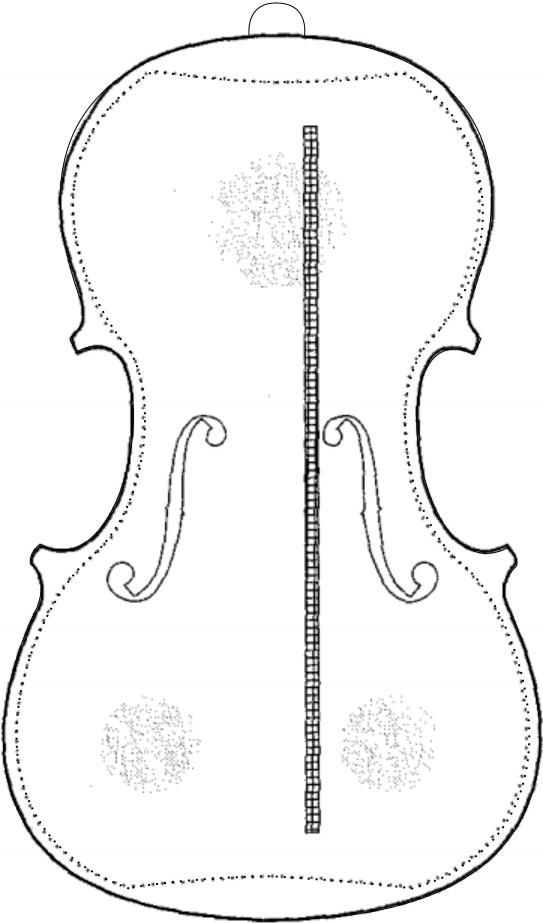
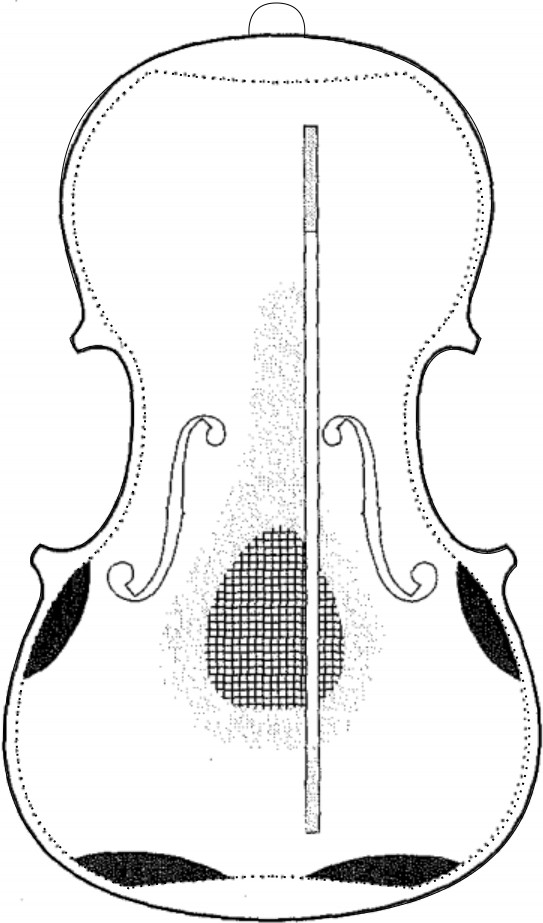
Layer changes from the first (543, 923) image to the second:
hid "top #5.png" over [1, 0, 543, 923]
renamed "Screenshot 2020-08-23 11.59.40.png" to "top #2.png", showed it, painted on it over [1, 0, 543, 923]
